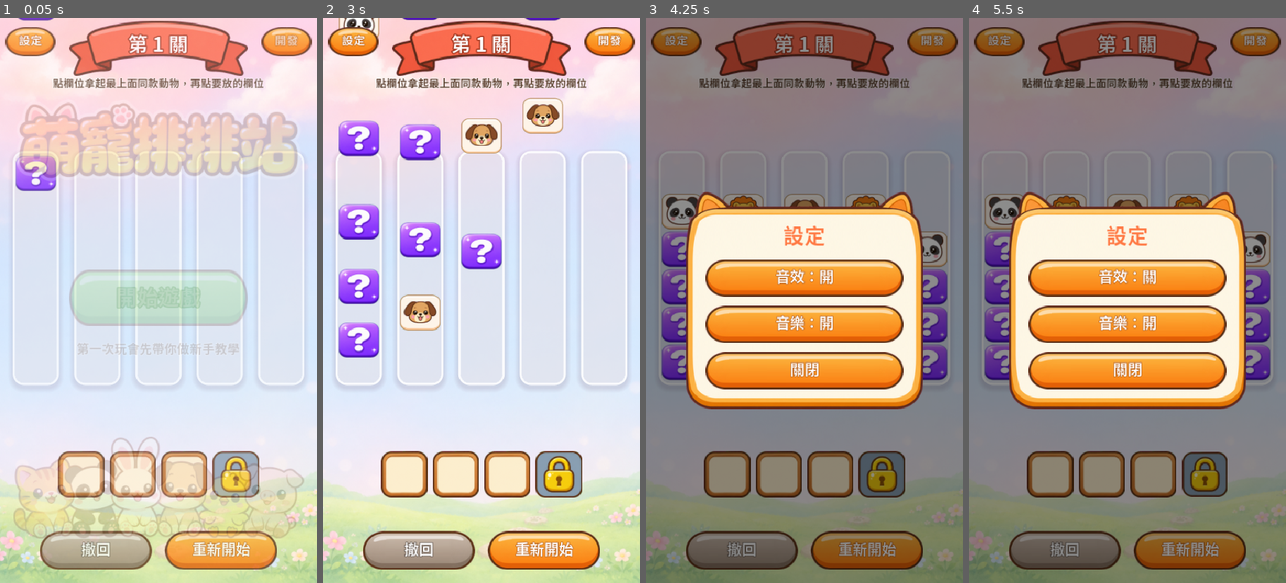
Above: before the commit, frames 1-4 (left to right).
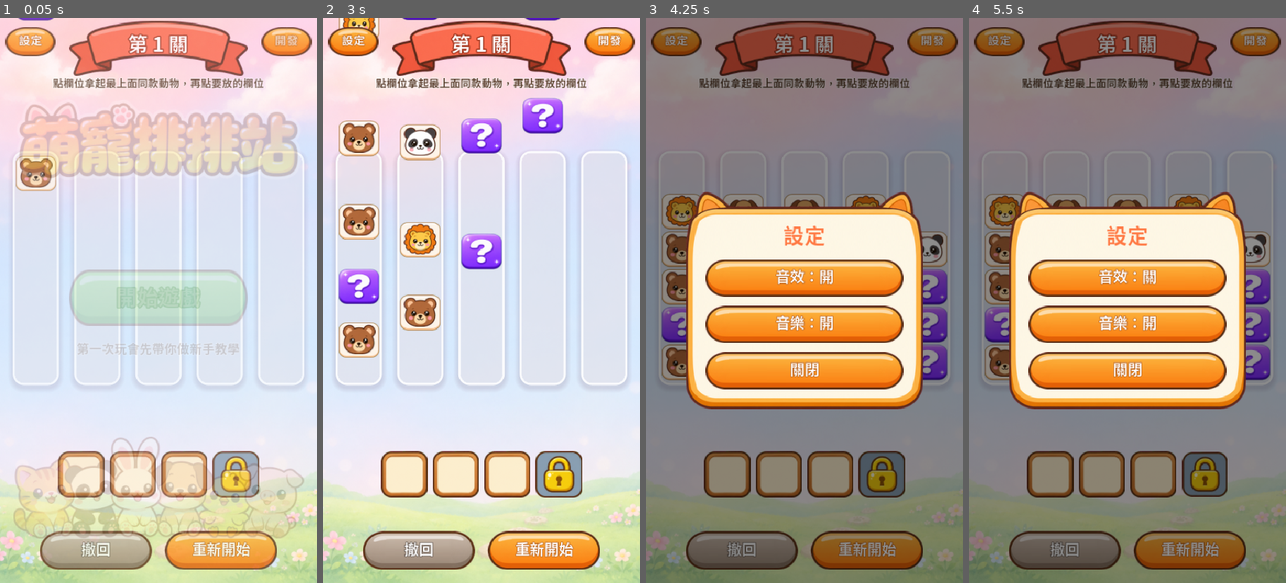
Above: after the commit, the same moments.

Repository: just19890719-cmyk/pet-lineup
Game: Godot game, scene res://main.tscn
Same seed, same stepped clock (60 frames per second), same inputs: the game is played once before the commit and once after it.
Inputs:
- Up to frame 1 (0.05 s): no input
- Up to frame 2 (3 s): click "重新開始" at 0.5 s; click "重新開始" at 1.25 s; click "開始遊戲" at 2 s; click "跳過" at 2.75 s
- Up to frame 3 (4.25 s): click "設定" at 3.5 s
- Up to frame 4 (5.5 s): click "開發" at 4.25 s; click "音效：開" at 5 s

The runs differ from the first frame. In frame 1, 0.8% of the frame differs, in the area x 4-18%, y 24-31%; in frame 2, 6.0%, in the area x 4-76%, y 0-61%; in frame 3, 2.0%; in frame 4, 2.0%.

Commit message:
關卡延伸到 100 關並保證有解
Co-Authored-By: Claude Fable 5.2 <noreply@anthropic.com>

Diff:
--- /dev/null
+++ b/scripts/level_data.gd
@@ -0,0 +1,106 @@
+extends RefCounted
+## 100 關的關卡資料，由 tools/gen_levels.py 產生（每一關都經解題程式確認解得開），請勿手改。
+## 格式："每欄格數,開放暫存格數;欄1|欄2|..."，字母 = 動物種類，大寫 = 開局就翻開，每欄由下往上。
+
+const DATA: Array[String] = [
+	"6,3;BcBBA|BADac|dadCc|dbcCa|dabD",
+	"6,3;bcadB|AbaDa|CBaaB|cddcc|dBDC",
+	"6,3;Abdbb|dcAdc|aACda|DBbDB|accc",
+	"6,3;ABdDa|baDbB|abCdb|CcdcD|AAcc",
+	"7,3;aCbcCa|Dedebe|acBEdA|baDdeE|cdbBac|edacB",
+	"7,3;baaae|aEbBd|cdCae|abdde|BcedC|beDcc|EdAbc",
+	"7,3;ccdcED|CaeBBb|CDAaDe|EaBbeC|DcBBda|EdAEA",
+	"7,3;aEAbbe|cdADbB|aadcbc|AddDAc|eebbCE|cdeec",
+	"7,3;ecBAAD|dcBBcA|eCEaDB|edcECd|adecEB|Dabba",
+	"7,3;dAeceA|BDdEDC|bDdBCE|bECEca|AAAcaB|DBbCe",
+	"7,3;cCaba|bAeDe|Bcaed|Dcbda|cdaeb|EBbeE|ddAcC",
+	"7,3;dbCcAD|eCAdad|DcbeeE|BedCCa|Aabedb|BAbCe",
+	"7,3;cBDbda|eCbEcE|EEbBCE|dadCaE|dAaDAc|baDCb",
+	"7,3;beBeDc|cADecc|EAcdae|BbdaBd|bBaEdC|AdcAe",
+	"7,3;Cbadee|baeeAb|DAbdca|becddd|BAdcCC|caeBe",
+	"7,3;baAce|Aacea|EDbcd|dbddC|dedec|Baace|ECbbb",
+	"8,3;EcaAdEd|cdaEcED|dcCeDbb|bacAbee|EbADDc|bbbcaa",
+	"8,3;EbbbEda|cAabcaa|BEceBcd|cBdADce|CceddD|BeaaDe",
+	"8,3;afffdEd|deaAcbc|aCFebcF|EbfbeeE|ABbaCdc|dEbdfcc|adBDaf",
+	"8,3;deBfcdd|fbcFAbc|aeCfBdf|cFecbbb|aaccaFd|aeAbfdd|eaeeed",
+	"8,3;fCBDBf|aFffaC|EbfdbA|aCcBCA|DCEDeE|bDbDdf|acEfaC|ebeade",
+	"8,3;cedbAad|ffBcbBf|bbdaEfa|EadcFaa|aEbcCeF|dcedCdd|feeBFc",
+	"8,3;bBdeEDd|CEfCDab|bfbcDFA|dfeacDd|afbebac|effefbc|acCaea",
+	"8,3;faaDCbB|dBECceD|FfebfDE|cdaabBA|ffAEFeC|aCFdABe|cdecDB",
+	"8,3;daCacEe|eedbaDc|fbaCFba|CccfEac|AfaDEbB|dEDFedD|bfBffB",
+	"8,3;efFBcD|bcbbad|dcEBba|ecAcff|DffaEe|CcAeAb|FAcfbd|dAddee",
+	"8,3;eadaDBc|EEaBFfC|beccdba|Acdbdde|aDcefbe|DbfACcF|bEfaFF",
+	"8,3;cfCbaDC|BFeedfe|dabdcda|FEcBdEa|baBaFad|BeceFfd|acebcf",
+	"8,3;acDFEFb|dcbedeb|CffbcCd|abaaeAe|aCBfADb|cfEdaFe|fcdbEd",
+	"8,3;acfEaCc|cedebbd|FdAAdAb|ffEdEFd|bcDFABa|cBdAEbc|fcFEEb",
+	"8,3;CafCcc|bfEbaf|dBecae|FDEAFf|DbbbDE|bcEeDA|bCecDd|AdaFfA",
+	"9,3;dAAdaCAD|eFCecebb|DEbadbaf|eedfcEBf|dfccaefd|bbfdbfa|cfcbeca",
+	"9,3;bcDaedbe|DCFafBea|cafcEcbd|fbeedcaa|AdCfbfEd|FcfbefB|BeAcdAd",
+	"9,3;dAdEfeCd|bacDbacE|effCafbA|BEbcadde|bCedbffe|CFFbcEa|dbfacdA",
+	"9,3;EFceFCfc|bfdbAEeD|fABEDEba|ecaafbab|ffceBceD|afcaadb|ddcddbc",
+	"9,3;cBbEfAd|beaccfb|AbDdeEf|dDCebbe|aefefcd|bFfcacd|aeadac|FBafcd",
+	"9,3;BEaffEFe|BcCbaabC|FcCcbaDb|deEdAdDA|DCDcbfdB|eaFfBaf|edeFaec",
+	"9,3;aaccdbfe|ddceAFcf|eebaDfdc|AebCdFca|deFebBbA|bAfFadd|BbFceec",
+	"9,3;deDadcCb|FBfbbaeb|efCAcede|bfaFAbbF|dedfcDBF|AaFcDce|cDEcAae",
+	"9,3;dCcfdaeb|EdebfcFB|eedadfbd|CfeAbaac|dFfceFab|cecabaa|Bdedbcf",
+	"9,3;bAfcece|fbcaaaa|cedbCFf|FdbcBEA|BdbdAad|afbdfeF|eCfeEB|dcdeCd",
+	"9,3;eadffccC|ebfCEaaf|bAfbadcb|dAacffcd|acedbebc|EbdFaeB|Fbeeddd",
+	"9,3;AfbADEcc|Ccbddaed|edEcbEff|cfacdFaF|BbCADaab|effdfad|bBeeecB",
+	"9,3;CCEabccE|fabDcfee|aAcabdda|eabacdff|ddfEdefa|bfFbEbd|EcCBbfd",
+	"9,3;cdcffaFf|ffaCeAae|Dadbdbce|cEAebbaf|bcdeddfa|BFEeAcB|ecDDbbc",
+	"9,3;ABbfdDb|debBFDb|ceDccfc|AaabDBf|cFfdeea|aEAeeca|bdeccf|dFcfEa",
+	"9,3;fbfacdca|adffDbEf|edeabdde|AcbfaDbf|aecccaED|BcCeCdf|BebeAbf",
+	"9,3;fecceCaf|daAFeCbf|BEcEaBbe|fFcdbddc|ddaCFBeD|aFeABbb|aadfedc",
+	"9,3;fBEBdbbc|Dfeebfbf|BceEFddA|AaacFDce|caFfaDAe|daCeafc|cBddbec",
+	"10,3;dccaBcBed|bcbfecdec|dDafbcefd|CdaebCDea|AaFeDbBe|DaffFeaa|fcfabFbe",
+	"10,3;CEcbEcdC|babFaadd|caebfbEB|bbdaDEeE|fFeCcdb|daFFfFe|aacEfFd|bdcdcaa",
+	"10,3;edCggaaFb|bcCGddffc|fecbeeGgD|CAafbcaBd|dCedcbAgb|gdfeefDfa|deFegceg|GabbABaF",
+	"10,3;baaddefdg|Deegfabaf|Baabafdgf|EbgcccEEF|GCegEcgdb|gdafAdeeg|cdBaCbbb|CfffccDg",
+	"10,3;aCgFcgfea|AbcaGbdDB|bBdfecBaE|edaeaCbFC|AfGcfccee|edddggbFF|ebdfgbdF|AGaeGdgc",
+	"10,3;cceEaEaab|eEaGbfGBA|EDcdaGDAg|BDdFgacad|fgbBBbfbd|degdFgGDc|efbfgfAf|cccfecec",
+	"10,3;cdebDBfa|edfCbAEC|dbacfFab|DbfFebba|Cdededa|CebdFce|cFbeFcf|aAcdaae",
+	"10,3;ecaeaaedg|bcAebGFbf|dgcbaAcdE|cGddfeGFg|ebBFgacFg|abfafcdcE|gcagDbdb|eedffcdB",
+	"10,3;GecFCfedd|gcggFgaae|cbfdeaDga|EdaBeafcf|aadeccbgg|eecbdbFbd|fFegfacb|dacgdBBb",
+	"10,3;fbcdeBcdC|DGbeefeDb|gefccgaBe|FCggDeacD|bcaAaGbEf|bfddeaCaB|gaaBFcge|dfGgAfFD",
+	"10,3;fcfggebae|eCagcbdDg|cdfffadaa|dFabfgggf|CcebcbbDb|eadgcdceA|caDGBeeb|aegedfBf",
+	"10,2;bbeedfda|dbEaedEd|abAcdABc|afacAEeB|dfceFfd|cfbcadd|CbcebbF|cafcfef",
+	"10,2;fcaeAcAca|gefdfGadc|gDfbeFeeg|gagccabge|ebdGebbdf|FbddgdBeb|afeCfbag|dcfabdcc",
+	"10,2;dbgfBeabd|BdgfdCeeB|aabgccaeb|gefCaacAf|daFgdadeg|gDBcfegcF|adeecfcc|Efgbdbfg",
+	"10,2;fBegacedD|bbbgcgDac|ddfadfgge|aFgeggaab|dFdcfcaba|aEdbbceeb|Fdacgeef|gfCbcEcf",
+	"10,2;eFddccgaa|gdBaacGGB|cbfgabaeb|acgEbafeC|GCfebbegb|eFcccaadf|defdFged|egddFFBd",
+	"10,2;addAcafE|eEeccFaa|bCBfdfFc|dBbeaccB|CDacabe|dFfeEAF|bbDEfFb|eAcdddb",
+	"10,2;fDddaEbfb|dbgFBDgfD|fGbccffbd|EBgeebggg|gAecaaaca|caeCbAdbf|aeedcdcg|egfacfce",
+	"10,2;GbgFEcdfe|Fegfbbdaa|FeFcbeaFd|gCfggdeag|acbbcadGb|dadcGeeEC|ebFdacBf|gdBccAad",
+	"11,2;eaadcefedb|aafbcFadCc|aeEfEbEcge|CccecFeAgg|bbDdcGBbfe|bgAddfcdd|fgGBAfafa|fbbddgggg",
+	"11,2;cfbdgbaagc|fbfcegGCbF|eageFacebc|fdadabcaea|adCfbfcGeg|dedgFaeeb|bdeddbcbF|ddGfcggeA",
+	"11,2;accEbeBff|aebbFfcad|Feadefeb|aceBdcce|cdbcbfdd|acfaebdB|eaAecdba|FdcfDdaf",
+	"11,2;gabgddefca|edeeaFDEce|afacgCCbca|fcbeFeagfg|gcfcAdebAe|fegacFdDd|gcBGBddbf|babbbgfDg",
+	"11,2;cddAFeEfDc|cbgFGccbCB|eCebfebbGa|daecfBegce|dffafDaebe|fabbAggdg|cGgaDabeA|dgdcdgFaf",
+	"11,2;bGfCfbfdGC|fcagdefdeg|cbFCgaabac|gbCdeAdaef|aeEBGcefeb|fcacDEeac|aBgefDdgG|fadDbGbdb",
+	"11,2;afdAfcegDd|eccfDEgega|gcaaDfCgdf|CbdggdedBe|gfBccCbaab|fgdaabfbb|adceabeee|ggfbEfcfb",
+	"11,2;AfadEBcDb|eaAbceafa|cdcbdcff|bfabeeDe|fcBddefe|bAFfeDBd|dcffeccb|aacdceab",
+	"11,2;fgafeagafa|cdgfbccdbg|eadFdaCegf|cfgbfgbdab|egCgbecceE|fCbdaddef|beabbdead|fbggCdcae",
+	"11,2;DcegfbgfGa|cagebDDgbc|eddbgbaagf|cBagceafef|ffbCcAbabd|eagdEdead|Edcefgafd|gccbceffb",
+	"11,2;gcbcagfffc|cgBdfbdaab|eacdaabfae|cfgFcecgeb|gbbdgecagE|aagdfEdbf|dfebDegee|dcaddfgbc",
+	"11,2;dfbbcecdeg|adedagbAdd|bbefgcFeag|cbfFcgAedd|BfBgefdbaE|bcccdgaae|adefcaafg|cgCffbegg",
+	"11,2;bFadfebEe|bbbcEcecD|EadddbfD|aEcbebff|fcaecaab|fDdafDCA|ceffdcad|fcaebBca",
+	"11,2;gcbggdEfbc|adeeadfbde|agaeCDdDac|cbEebgBagb|cggeffcgbe|fdaBcfbfa|aCfaaGEfc|dfcdFDgeb",
+	"11,2;bgcdebGgdg|fcbfgabcbb|BFaedFgdcE|adCEgeebae|cbdefgdead|afaccdEfg|cffdgfbaf|ecaadcbag",
+	"11,2;addgDGcgga|fCeaaeebbg|dfecEebcaf|ffGbeAfEBA|gfbgccfacd|gadbbcbDd|dceFaefga|ebdcfgcdb",
+	"11,2;FdgaedgdgC|bfdaEcaead|fgcbFaGdee|ffebgcaabc|fbDaCdabBd|bcgcBfbcE|Acggeegcf|adeeffbdg",
+	"11,1;AEdFAecdd|febFffFbC|dccabbcd|ebacEeCa|Dffcefba|aeccbeDd|bdffdeBa|ebBaadca",
+	"11,1;defggcbcea|bceeafgbad|acdcGbcdfa|dfbcggDedd|cdgbFAeabD|gAGdfcfaf|egaefcceF|fgebabbeb",
+	"11,1;acefdCaAbf|gaDfbfdege|efebbcgbBb|gddaceddfc|fbCfagCgag|aefgcdgab|dbaGeFGdc|eacecdfbe",
+	"11,1;ecbecbebda|adagffecef|dadbEdedbd|gaededbFgF|babcfccggB|daegcffGb|aaageacgF|gdffgBccc",
+	"12,1;CbcaebdafaB|eaadebDbEAg|gdfbEdcegca|fcadGbgBacc|fefffcdggb|dfggaegebd|Dcbadbgcfe|gefadecfcf",
+	"12,1;fecdadEcb|fbdfcAdce|cabcdefad|ffaAdAbca|beabfbcfB|afeCefabf|ecbceeded|fbedDbdaC",
+	"12,1;deegcffdcaG|gccefagGfbd|cfbaFefbdcd|gefGbefbdac|cbcbbaefcc|agggbeddde|agaafaDAdc|edgBebBaef",
+	"12,1;BdcgDCCbgEG|ebcBdcfaadG|aebdgcEcBfB|aFddbdccgfc|bbAabfefae|fgeegdeegd|fdagfaefcB|cageAdffga",
+	"12,1;aFddaaadgfe|cfBcfbaeaed|bdEffdcfadb|gBfbadeadcb|bagccgDbbe|dabcgEeccg|eaefgcfcgg|Ggefegbdfc",
+	"12,1;ebddEacfeac|edbggcddccD|agaefgabafc|bfbGcbgfadf|agaabedefg|cgBdaeeGfA|ccBcFfFbgg|bdeceddbfe",
+	"12,1;cabaddecD|ffcfcbeaE|accdadffd|aecbefbbc|Cbaabdbfe|fffdEdDce|eDebbeabf|dFCeaaBac",
+	"12,1;bdccgaddcab|gffadedgfeb|aacebbgdecA|GacbDgbeabf|efeFFdcBeb|adfdcfabee|ggafcegCGa|dcgfecgdbf",
+	"12,1;aCaafdfFbcc|edagddgbbgf|debddabgccB|addDecfeDaf|FEffcbebaa|egfgbebccg|cagedgbaef|cgecfagbge",
+	"12,1;fdCeecccadd|fdecabGbgce|FbaccgbggaA|agefBdcbEgb|bdffbgaaed|Dffgbaeffg|FcabddBfdd|egcaegacee",
+	"12,1;aBafcdfbbbe|fbgfdgdebac|dGgbecgcegd|egbeffafdfa|bagcgcfcdd|gfcbceabac|fcegAfdeda|ecdbgedaae",
+]
--- a/scripts/main.gd
+++ b/scripts/main.gd
@@ -23,7 +23,8 @@
 	{"col": 2, "text": "放過去，全部排好就過關"},
 ]
 # [動物種類數, 欄數, 每欄容量]
-const LEVELS := [[4, 5, 6], [5, 6, 7], [5, 7, 8], [6, 7, 9], [6, 8, 10], [7, 8, 11], [6, 8, 12]]
+const LevelData := preload("res://scripts/level_data.gd")
+const MAX_LEVEL := 100
 
 var level: int = 1
 var cols: Array = []          # Array[Array[Dictionary]]，索引 0 = 最底
@@ -66,6 +67,8 @@
 var title_layer: Control
 var skip_btn: Button
 var settings_btn: Button
+var slot_open := 3              # 這一關開局就能用的暫存格數（後面的關卡會變少）
+var slot_n := 4                 # 畫面上顯示的暫存格數 = 開放的 + 1 格可解鎖
 var sfx: Dictionary = {}        # 音效名稱 → AudioStream
 var sfx_players: Array = []
 var sfx_idx := 0
@@ -108,6 +111,27 @@
 		_toggle_dev()
 	if args.has("--settings"):
 		_show_settings()
+	for a in args:
+		if a.begins_with("--level="):
+			start_level(int(a.get_slice("=", 1)))
+	if args.has("--check-levels"):
+		# 逐關載入檢查：每種動物數量剛好等於每欄格數、沒有超出格數的欄
+		var bad := 0
+		for l in range(1, MAX_LEVEL + 51):
+			start_level(l)
+			var cnt := {}
+			for c in cols:
+				if c.size() > cap:
+					bad += 1
+				for t in c:
+					cnt[t["t"]] = cnt.get(t["t"], 0) + 1
+			for k in cnt:
+				if cnt[k] != cap:
+					bad += 1
+			if cols.size() > 8 or slot_open < 1 or slot_open > 3:
+				bad += 1
+		print("check-levels bad=%d" % bad)
+		start_level(level if level <= MAX_LEVEL else 1)
 	if args.has("--audio-check"):
 		var ms = music_player.stream
 		print("audio-check sfx=%d music=%s loop_end=%s playing=%s" % [sfx.size(), ms != null, ms.loop_end if ms is AudioStreamWAV else -1, music_player.playing])
@@ -313,7 +337,9 @@
 		["直接過關", _dev_win],
 		["下一關", func() -> void: start_level(level + 1)],
 		["上一關", func() -> void: start_level(max(1, level - 1))],
-		["解鎖第4格", func() -> void: _unlock_slot(3)],
+		["解鎖暫存格", func() -> void: _unlock_slot(slot_n - 1)],
+		["跳 10 關", func() -> void: start_level(level + 10)],
+		["跳到第 100 關", func() -> void: start_level(MAX_LEVEL)],
 		["製造快完成的欄", _dev_almost_complete],
 		["測試卡死畫面", _show_stuck],
 		["換一個隨機盤面", func() -> void: start_level(level, randi() % 1000000)],
@@ -326,7 +352,7 @@
 	for it in items:
 		var b := Button.new()
 		b.text = it[0]
-		b.custom_minimum_size = Vector2(360, 42)
+		b.custom_minimum_size = Vector2(360, 37)
 		b.focus_mode = Control.FOCUS_NONE
 		b.add_theme_font_size_override("font_size", 18)
 		var cb: Callable = it[1]
@@ -354,7 +380,10 @@
 	slots = []
 	for k in SLOT_COUNT:
 		slots.append(null)
-	slot_unlocked = [true, true, true, false]
+	slot_n = min(SLOT_COUNT, slot_open + 1)
+	slot_unlocked = []
+	for k in SLOT_COUNT:
+		slot_unlocked.append(k < slot_open)
 	sel_col = -1
 	sel_slot = -1
 	history.clear()
@@ -377,41 +406,50 @@
 			t["wait"] = i * 0.045 + j * 0.03
 
 
-func _level_cfg() -> Array:
-	return LEVELS[min(level - 1, LEVELS.size() - 1)]
-
-
 func _new_tile(t: String, r: bool) -> Dictionary:
 	next_id += 1
 	return {"id": next_id, "t": t, "r": r, "off": Vector2.ZERO, "pop": 0.0}
 
 
 func _generate(sd: int) -> void:
-	var cfg := _level_cfg()
-	var types: int = cfg[0]
-	var n: int = cfg[1]
-	cap = cfg[2]
+	# 關卡盤面來自 level_data.gd（每關都經解題程式確認解得開）
+	var idx := level - 1
+	var flip_cols := false
+	if idx >= LevelData.DATA.size():
+		# 第 100 關之後：循環使用後 50 關的盤面，換一批動物、偶數輪左右對調
+		idx = 50 + (level - MAX_LEVEL - 1) % 50
+		flip_cols = ((level - MAX_LEVEL - 1) / 50) % 2 == 1
+	var parts: PackedStringArray = LevelData.DATA[idx].split(";")
+	var head: PackedStringArray = parts[0].split(",")
+	cap = int(head[0])
+	slot_open = int(head[1])
 	var rng := RandomNumberGenerator.new()
 	rng.seed = sd
 	var pool: Array = Art.KEYS.duplicate()
 	_shuffle(pool, rng)
-	var bag: Array = []
-	for i in types:
-		for c in cap:
-			bag.append(pool[i])
-	_shuffle(bag, rng)
+	var texts: Array = Array(parts[1].split("|"))
+	if flip_cols:
+		texts.reverse()
+	# 開發工具「換一個隨機盤面」會傳入自訂種子：同樣的方塊重新洗牌（不保證有解）
+	var custom := sd != level * 7919 + 17
+	var letters: Array = []
+	if custom:
+		for text in texts:
+			for ch in (text as String):
+				letters.append(ch)
+		_shuffle(letters, rng)
 	cols = []
-	var total := bag.size()
-	var idx := 0
-	for i in n:
-		var h: int = total / n + (1 if i < total % n else 0)
+	var li := 0
+	for text in texts:
 		var col: Array = []
-		for j in h:
-			var tile := _new_tile(bag[idx], rng.randf() < 0.12)
+		for ch in (text as String):
+			var c: String = letters[li] if custom else ch
+			li += 1
+			var low := c.to_lower()
+			var tile := _new_tile(pool[low.unicode_at(0) - 97], c != low)
 			if tile["r"]:
 				seen[tile["id"]] = true
 			col.append(tile)
-			idx += 1
 		cols.append(col)
 
 
@@ -447,7 +485,7 @@
 
 
 func _slot_rect(k: int) -> Rect2:
-	var total := SLOT_COUNT * SLOT_SIZE + (SLOT_COUNT - 1) * SLOT_GAP
+	var total := slot_n * SLOT_SIZE + (slot_n - 1) * SLOT_GAP
 	var x0 := (480.0 - total) / 2.0
 	return Rect2(x0 + k * (SLOT_SIZE + SLOT_GAP), SLOT_Y - SLOT_SIZE / 2.0, SLOT_SIZE, SLOT_SIZE)
 
@@ -732,7 +770,7 @@
 		return
 	var h0 := history.size()
 	var had := sel_col >= 0 or sel_slot >= 0
-	for k in SLOT_COUNT:
+	for k in slot_n:
 		if _slot_rect(k).grow(4).has_point(p):
 			_tap_slot(k)
 			_tap_sound(h0, had)
@@ -883,7 +921,7 @@
 				movers.append([t, p, tsize])
 				continue
 			_draw_tile(t, p, tsize, _pop_scale(t), sel_col == i and j >= c.size() - rl)
-	for k in SLOT_COUNT:
+	for k in slot_n:
 		var r := _slot_rect(k)
 		if not slot_unlocked[k]:
 			if Art.ui.has("slot_lock"):
@@ -1102,6 +1140,9 @@
 
 
 func _show_win() -> void:
+	if level == MAX_LEVEL:
+		_show_dialog("恭喜全破！", "100 關全部完成，太厲害了！\n後面還有更多關卡等你挑戰", [["繼續挑戰", func() -> void: start_level(level + 1)]])
+		return
 	_show_dialog("過關！", "所有動物都排好了，好棒！", [["下一關", func() -> void: start_level(level + 1)]])
 
 
@@ -1109,8 +1150,8 @@
 	var btns: Array = []
 	if not history.is_empty():
 		btns.append(["撤回一步", _on_undo])
-	if not slot_unlocked[3]:
-		btns.append(["解鎖第4格", func() -> void: _unlock_slot(3)])
+	if not slot_unlocked[slot_n - 1]:
+		btns.append(["解鎖暫存格", func() -> void: _unlock_slot(slot_n - 1)])
 	btns.append(["重新開始", _on_restart])
 	_show_dialog("卡住了", "沒有可以走的步了", btns)
 	_play("stuck")
@@ -1408,6 +1449,8 @@
 	slots = []
 	for k in SLOT_COUNT:
 		slots.append(null)
+	slot_open = 3
+	slot_n = 4
 	slot_unlocked = [true, true, true, false]
 	sel_col = -1
 	sel_slot = -1
@@ -1456,7 +1499,7 @@
 	var is_info: bool = st.has("info")
 	var hole: Rect2
 	if is_info:
-		hole = _slot_rect(0).merge(_slot_rect(SLOT_COUNT - 1)).grow(10)
+		hole = _slot_rect(0).merge(_slot_rect(slot_n - 1)).grow(10)
 	else:
 		hole = _tube_rect(st["col"]).grow(8)
 		hole.position.y -= 26
Binary file changed: assets/fonts/NotoSansTC-SemiBold-subset.ttf
Not shown, added: scripts/level_data.gd.uid
Not shown, changed: CLAUDE_HANDOFF.md
Not shown, changed: docs/index.pck
